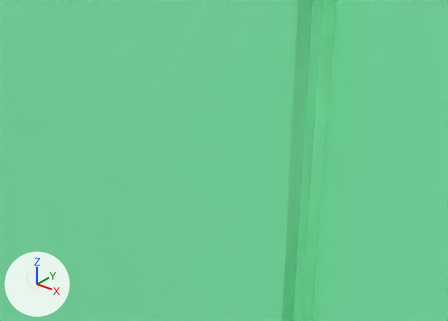
Renders of the FBX model VRdentist/Assets/Dental/DentalRoom/Model/Room02.fbx from each side of a commit.
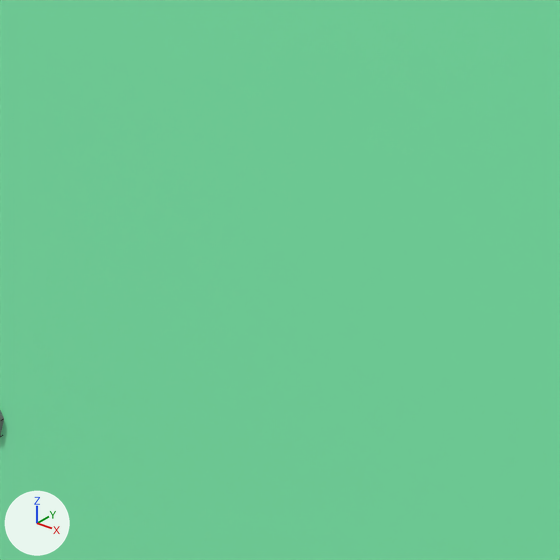
There are two pictures of each version: one from a camera (50 mm lens) standing at (9.38, -4.003, 2.647) and looking at (8.282, -2.63, 1.796), one close up on the part from 9% to 41% of the width and 55% to 100% of the height. Lighting does not change. The marker at lower left points along +X, +Y and +Z. The close-ups show mesh edges as thin lines. Where no turn or scale is listed for an object, it has been applied to the vertices.

Script lines for the objects in view, before the commit:
```python
me_mesh_061 = bpy.data.meshes.new('Mesh.061')
me_mesh_061.from_pydata(...)  # 4 vertices, 1 face; spans x 0.0..5.98, y 0.05, z 0.0..3.0
me_mesh_061.materials.append(mat_basicroom)  # picture img_dentalroom_01_png
ob_pcube104 = bpy.data.objects.new('pCube104', me_mesh_061)
ob_pcube104.location = (5.6134, -3.05, -0.025)
```
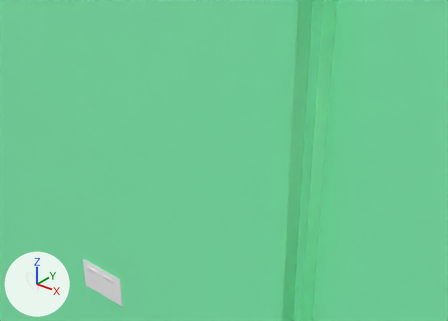
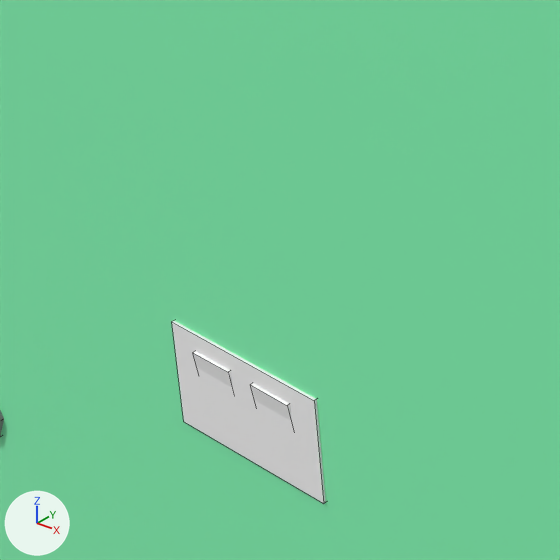
What the commit changed:
Mesh me_mesh_055_1 is new.
It is a box spanning x -0.085..0.085, y -0.004..0.004, z -0.051..0.051.
It uses material mat_basicroom (picture img_dentalroom_01_png).
Mesh me_mesh_057_1 is new.
It has 8 vertices, 6 faces and spans x -0.0217..0.0217, y -0.0105..0.0105, z -0.0345..0.0345.
It uses material mat_basicroom (picture img_dentalroom_01_png).
Object 'pCube108' (ob_pcube108) is new; it shows me_mesh_055_1.
Its location is (8.0913, -2.9985, 1.4548).
Object 'pCube110' (ob_pcube110) is new; it shows me_mesh_057_1.
Its location is (8.054, -2.9942, 1.4548).
Object 'pCube109' (ob_pcube109) is new; it shows a copy of me_mesh_057_1.
Its location is (8.1244, -2.9942, 1.4548).

Changed parts and their boxes [x1, y1, x2, y2] in the close-ups (560 x 560 px):
'pCube108', added
    after: [172, 321, 326, 504]
'pCube109', added
    after: [251, 383, 291, 421]
'pCube110', added
    after: [193, 351, 232, 387]
